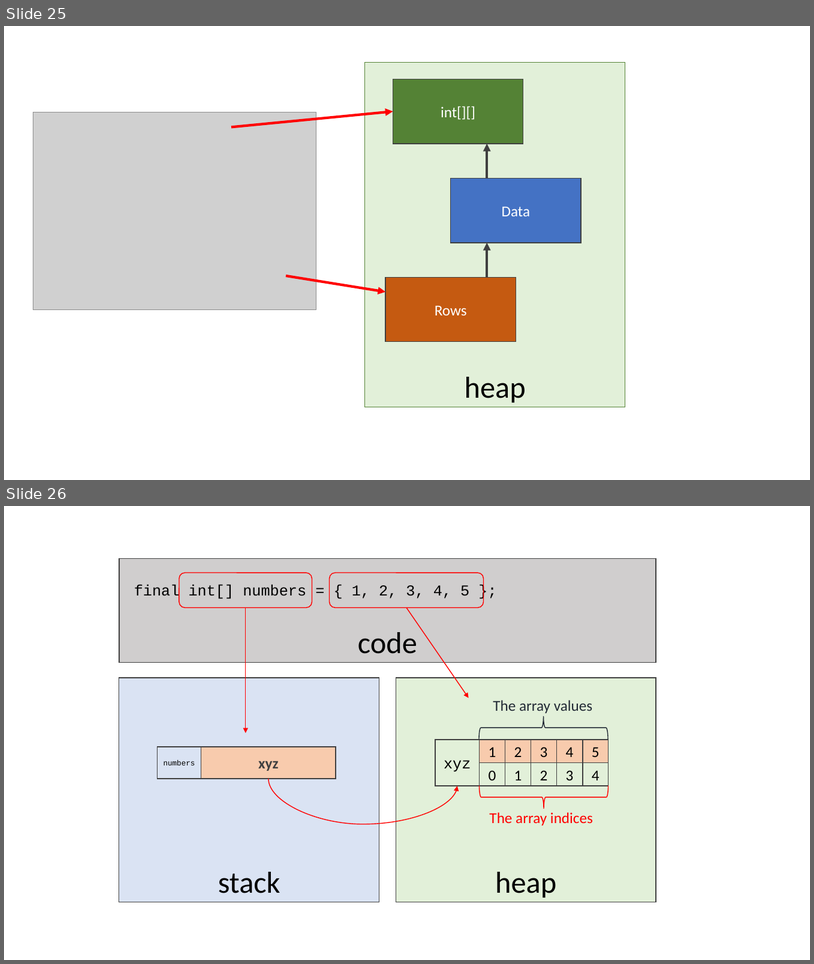
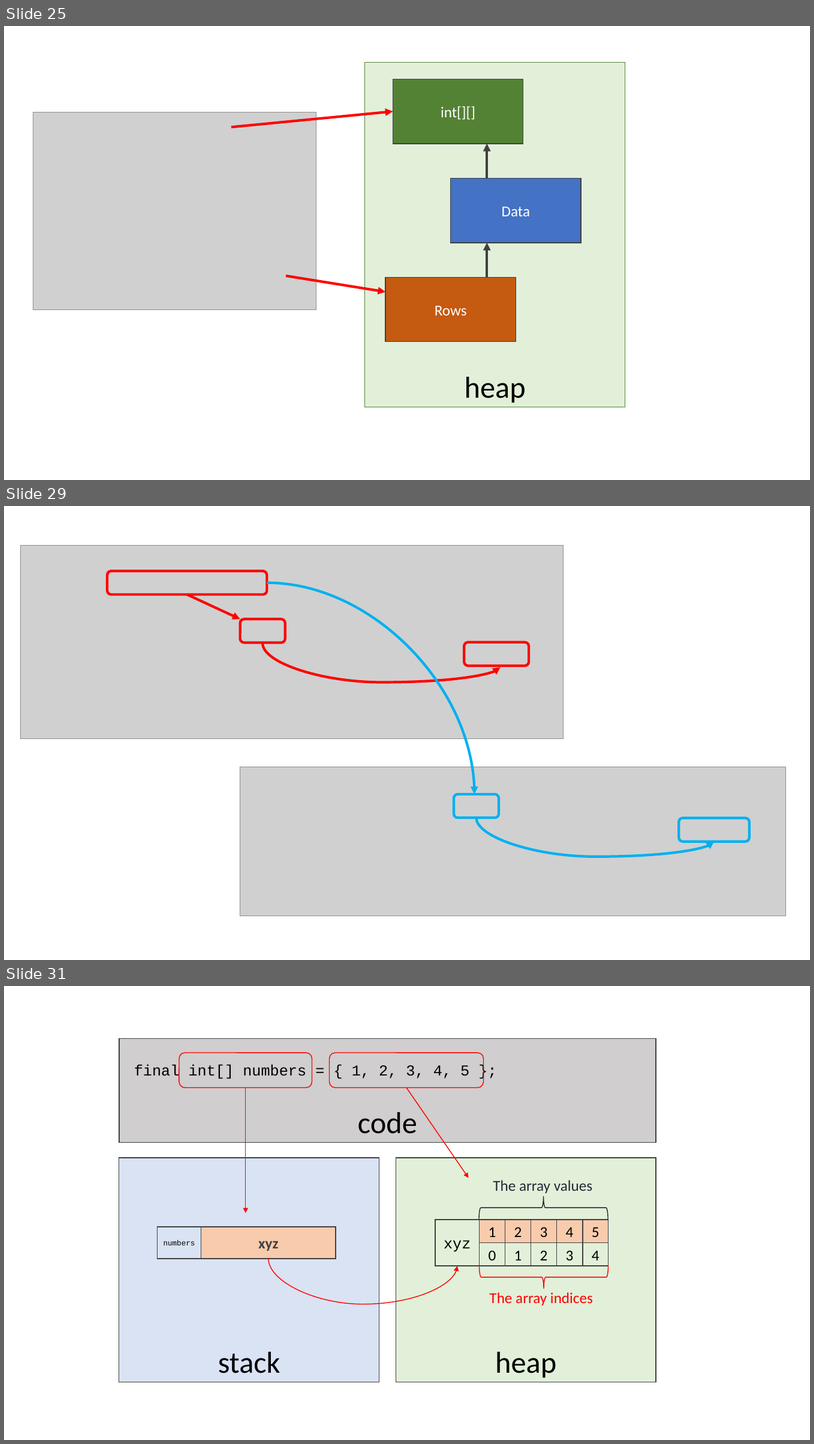
Before and after one commit to albertattard/java-boot-camp, a slide deck: assets/images/Images.pptx. Shown one above the other, each under a label of ours: slides 25 and 26 before the commit, slides 25, 29 and 31 after it; the slides between them are not shown. The pictures are 814x964 and 814x1444 pixels, drawn with LibreOffice and Linux fonts; fonts in the diff are those of the drawing; grey boxes stand for pictures. Boxes give left, top, right and bottom in pixels: in the first picture for what was removed or moved away, otherwise in the second. Text is boxed around its words. In the diff, an @@ line names an element or a change of style, - is before the commit and + after.

```diff
--- a/assets/images/Images.pptx
+++ b/assets/images/Images.pptx
@@ slide 29 added at (x1=4, y1=506, x2=810, y2=960), background #FFFFFF @@
@@ picture added at (x1=20, y1=546, x2=564, y2=738) @@
@@ rounded rectangle added at (x1=107, y1=571, x2=267, y2=594), outline #FF0000 3 pt @@
@@ arrow added from (188, 594) to (240, 619), #FF0000 3 pt @@
@@ curved arrow added from (267, 583) to (474, 794), #00B0F0 3 pt @@
@@ rounded rectangle added at (x1=240, y1=619, x2=286, y2=643), outline #FF0000 3 pt @@
@@ curved arrow added from (263, 643) to (501, 667), #FF0000 3 pt @@
@@ rounded rectangle added at (x1=464, y1=642, x2=529, y2=666), outline #FF0000 3 pt @@
@@ picture added at (x1=240, y1=767, x2=787, y2=916) @@
@@ rounded rectangle added at (x1=454, y1=794, x2=500, y2=817), outline #00B0F0 3 pt @@
@@ curved arrow added from (476, 817) to (715, 841), #00B0F0 3 pt @@
@@ rounded rectangle added at (x1=679, y1=817, x2=750, y2=841), outline #00B0F0 3 pt @@
@@ what was slide 26 is now slide 31 @@
```
Also in this commit, not shown: 4 other slides added, 6 other files.
